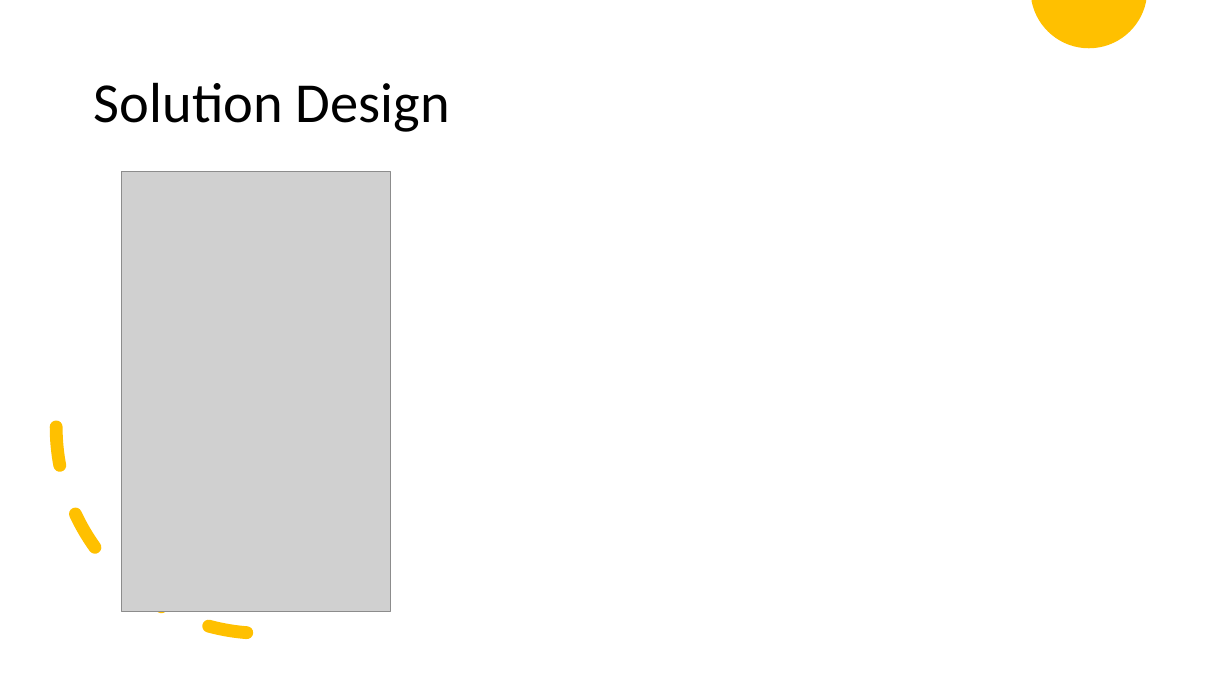
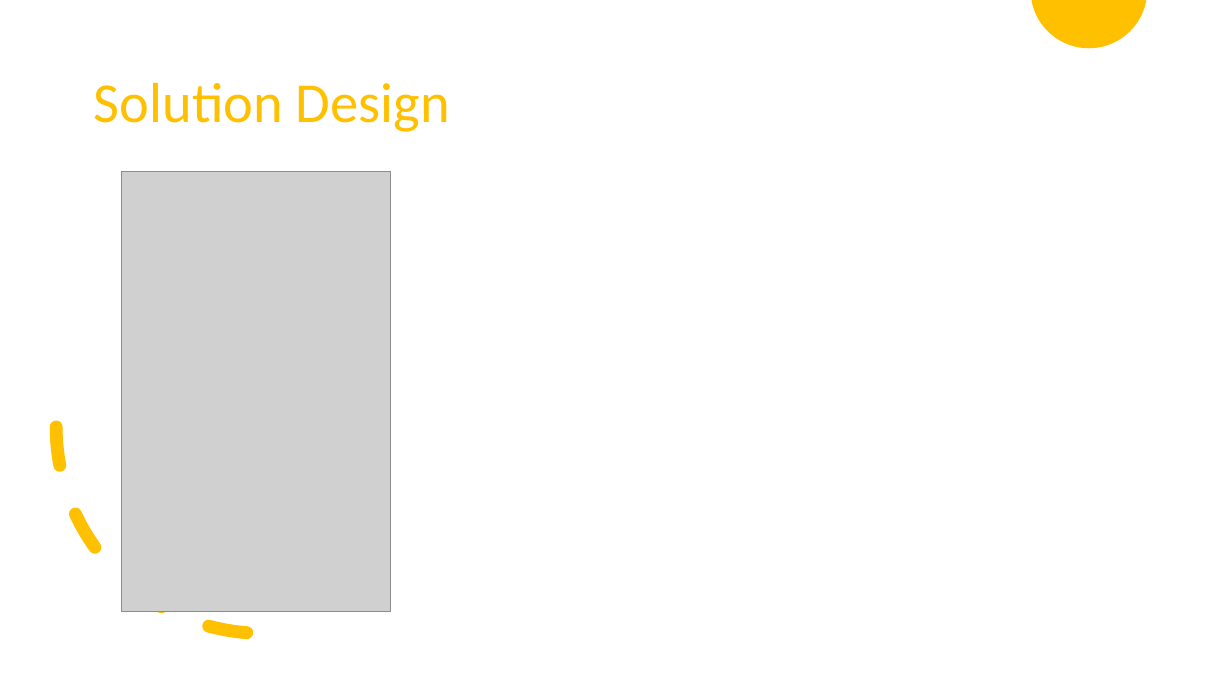
Before and after one commit to 06012021-dotnet-uta/ChristianRomeroP0, a slide deck: slide 16 of Study/P0 Presentation.pptx (slide 15 before the commit). Drawn at 1232x693 pixels with LibreOffice and Linux fonts; fonts in the diff are those of the drawing; grey boxes stand for pictures. Boxes give left, top, right and bottom in pixels: in the first picture for what was removed or moved away, otherwise in the second. Text is boxed around its words. In the diff, an @@ line names an element or a change of style, - is before the commit and + after.

```diff
--- a/Study/P0 Presentation.pptx
+++ b/Study/P0 Presentation.pptx
@@ title "Solution Design" at (94,82,450,132): text colour #000000 to #FFC000 @@
```
Also in this commit, not shown: 4 other slides changed, 1 slide added, 3 other files.
